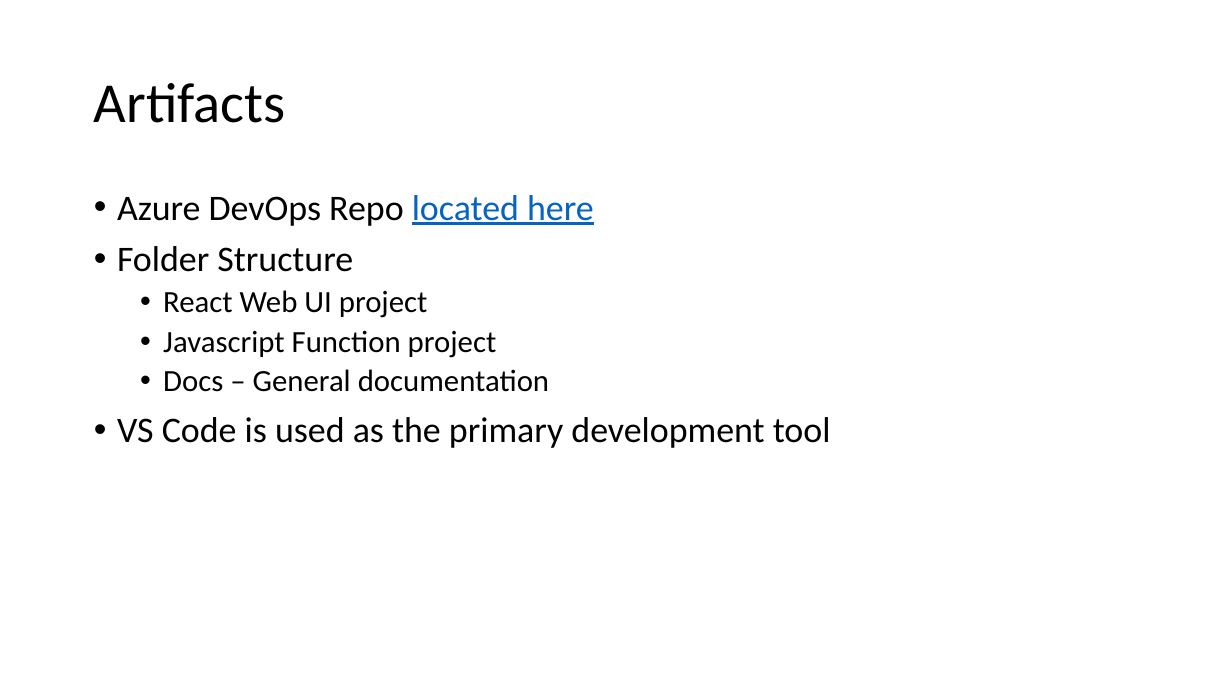
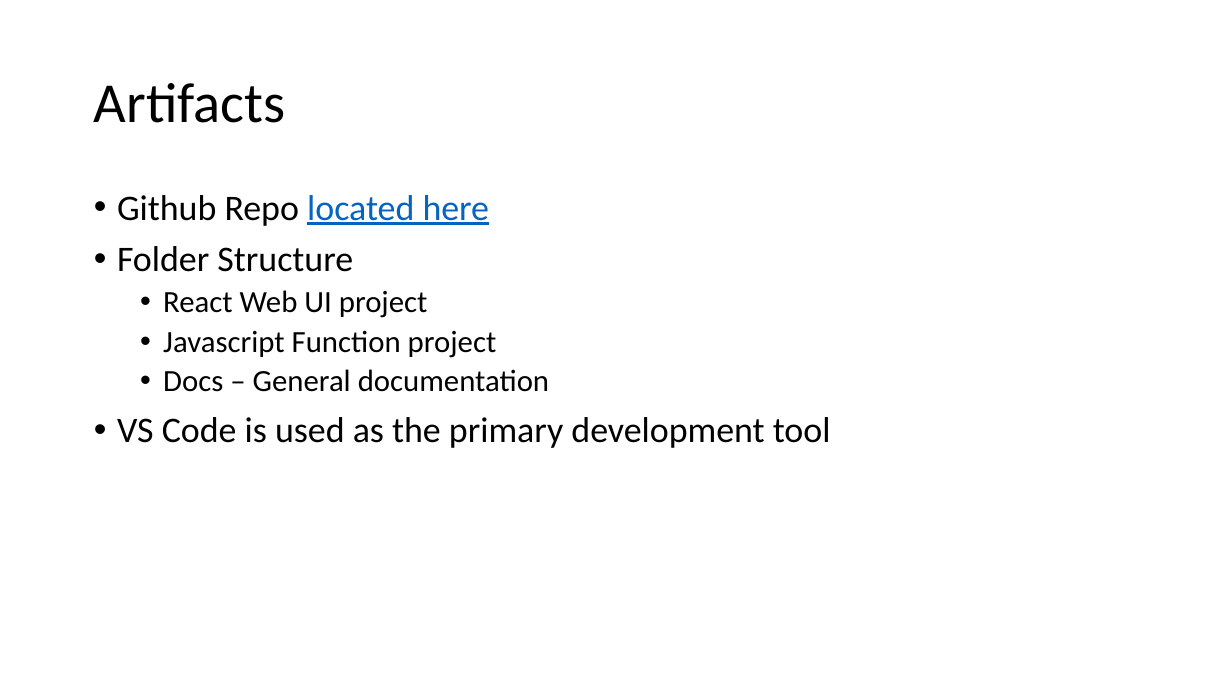
Before and after one commit to naveedzaheer/csa-hack-prep, a slide deck: slide 5 of docs/Serverless-PoC.pptx. Drawn at 1232x693 pixels with LibreOffice and Linux fonts; fonts in the diff are those of the drawing. Boxes give left, top, right and bottom in pixels: in the first picture for what was removed or moved away, otherwise in the second. Text is boxed around its words. In the diff, an @@ line names an element or a change of style, - is before the commit and + after.

Commit message:
updated content

```diff
--- a/docs/Serverless-PoC.pptx
+++ b/docs/Serverless-PoC.pptx
@@ text at [117,195,490,226]: text changed; text colour #000000 to #0563C1 @@
-• Azure DevOps Repo located here
+• Github Repo located here
```
